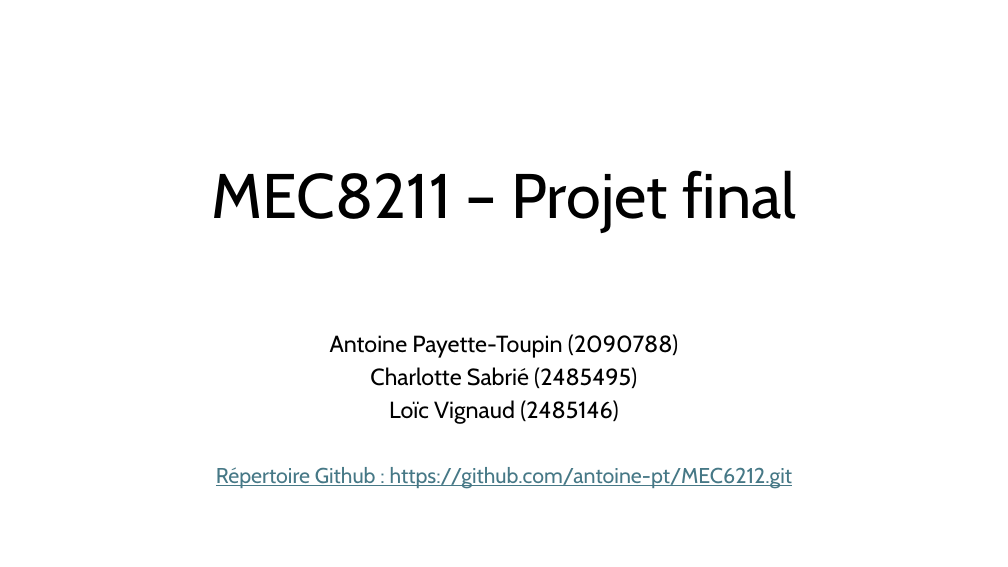
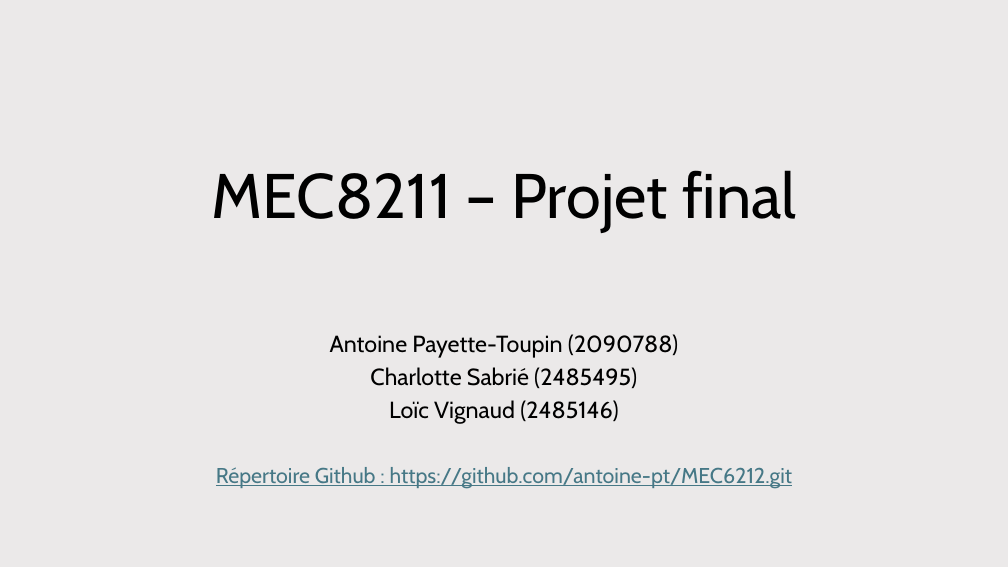
Before and after one commit to antoine-pt/MEC8211, a slide deck: slide 1 of projet_final/projet_final/MEC8211-Projet-final-Presentation.pptx. Drawn at 1008x567 pixels with LibreOffice and Linux fonts; fonts in the diff are those of the drawing. Boxes give left, top, right and bottom in pixels: in the first picture for what was removed or moved away, otherwise in the second. Text is boxed around its words. In the diff, an @@ line names an element or a change of style, - is before the commit and + after.

```diff
--- a/projet_final/projet_final/MEC8211-Projet-final-Presentation.pptx
+++ b/projet_final/projet_final/MEC8211-Projet-final-Presentation.pptx
@@ background #FFFFFF to #EBE9E9 @@
```
Also in this commit, not shown: 3 other slides changed, 4 slides added, 1 slide removed, 1 other file.
